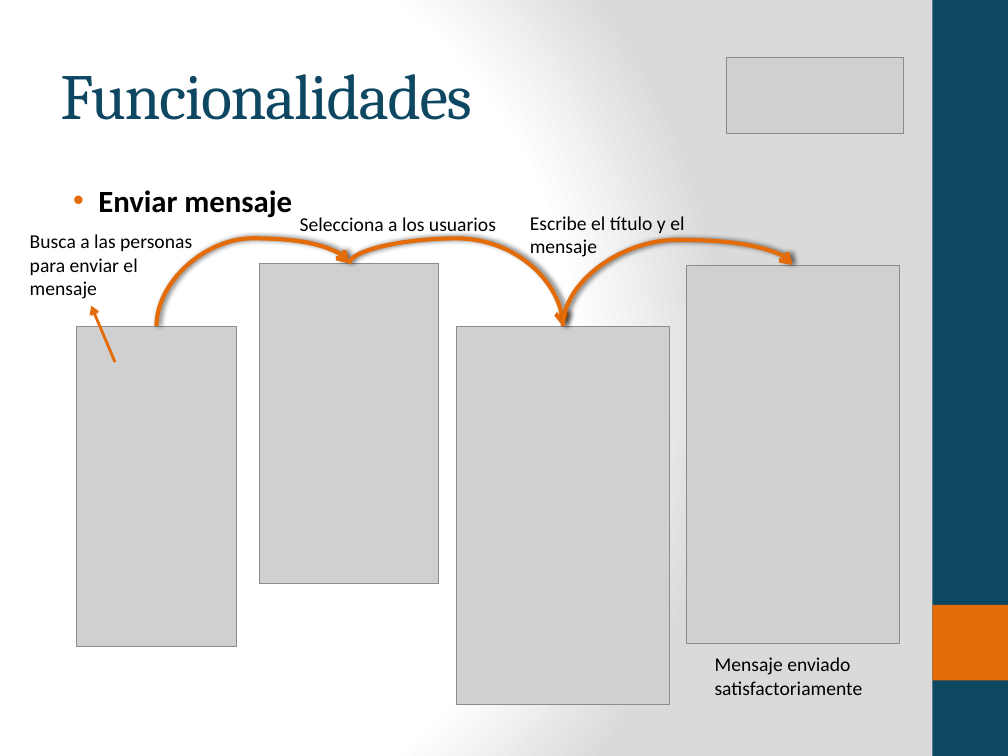
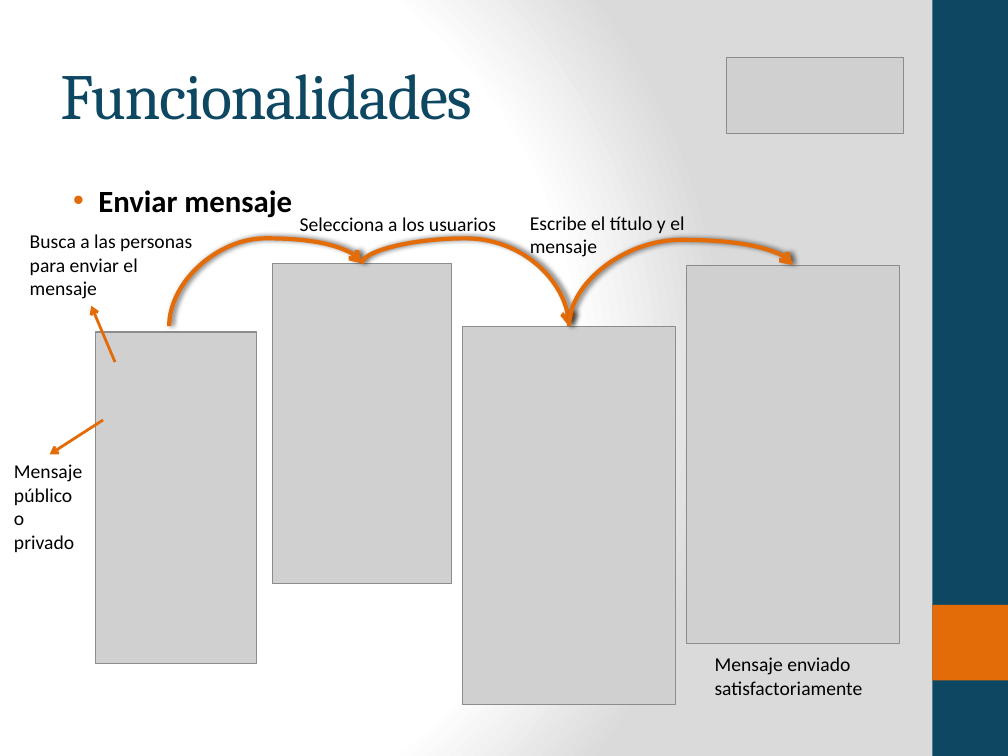
Before and after one commit to byfeedbackfan/feedbackfanApp, a slide deck: slide 12 of docs/presentacion/presentacion producto final Pasantias.pptx. Drawn at 1008x756 pixels with LibreOffice and Linux fonts; fonts in the diff are those of the drawing; grey boxes stand for pictures. Boxes give left, top, right and bottom in pixels: in the first picture for what was removed or moved away, otherwise in the second. Text is boxed around its words. In the diff, an @@ line names an element or a change of style, - is before the commit and + after.

```diff
--- a/docs/presentacion/presentacion producto final Pasantias.pptx
+++ b/docs/presentacion/presentacion producto final Pasantias.pptx
@@ curved arrow moved from (156, 327) - (349, 263) to (169, 327) - (362, 263) @@
@@ curved arrow moved from (349, 263) - (563, 327) to (362, 263) - (570, 327) @@
@@ picture: place and size @@
-picture at bbox=[260, 263, 439, 584]
+picture at bbox=[272, 263, 452, 584]
@@ curved arrow moved from (563, 327) - (792, 265) to (570, 327) - (792, 265) @@
@@ picture: place and size @@
-picture at bbox=[457, 327, 670, 706]
+picture at bbox=[463, 327, 676, 706]
@@ picture: place and size @@
-picture at bbox=[77, 327, 236, 646]
+picture at bbox=[96, 332, 257, 663]
@@ arrow added from (103, 420) to (49, 455), #E36C09 2 pt @@
@@ text added at bbox=[14, 464, 82, 552], 14 pt, text #000000 @@
+Mensaje público o privado
```
Also in this commit, not shown: 3 other slides changed.
